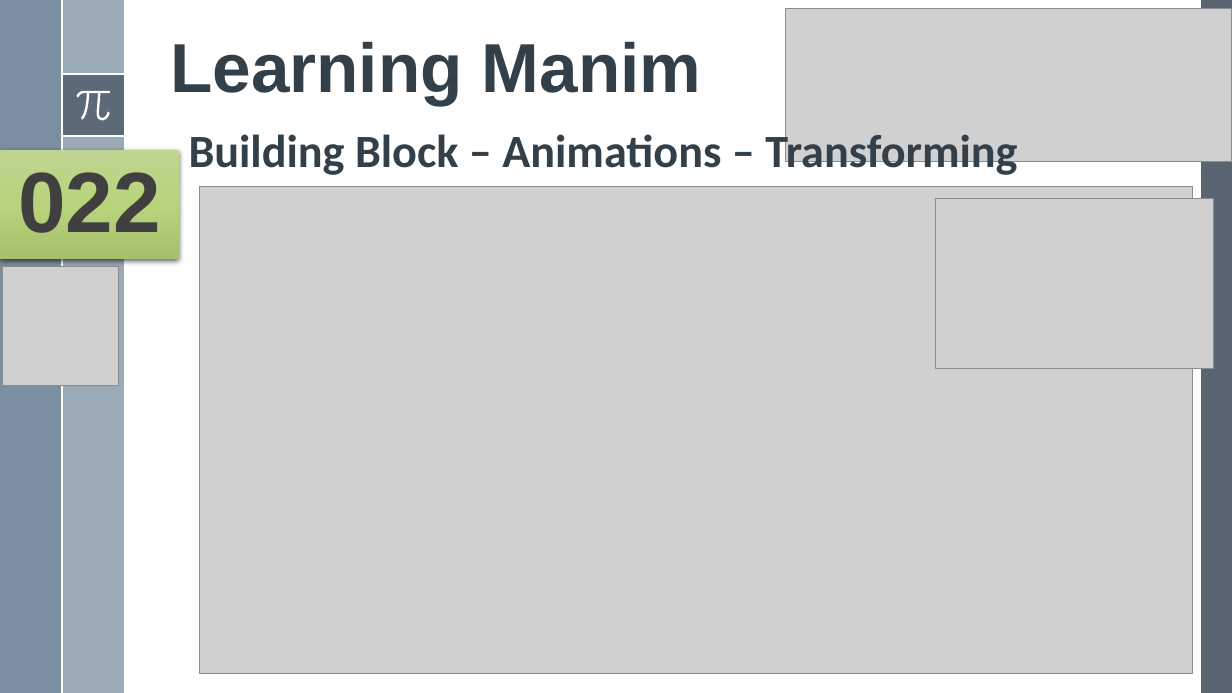
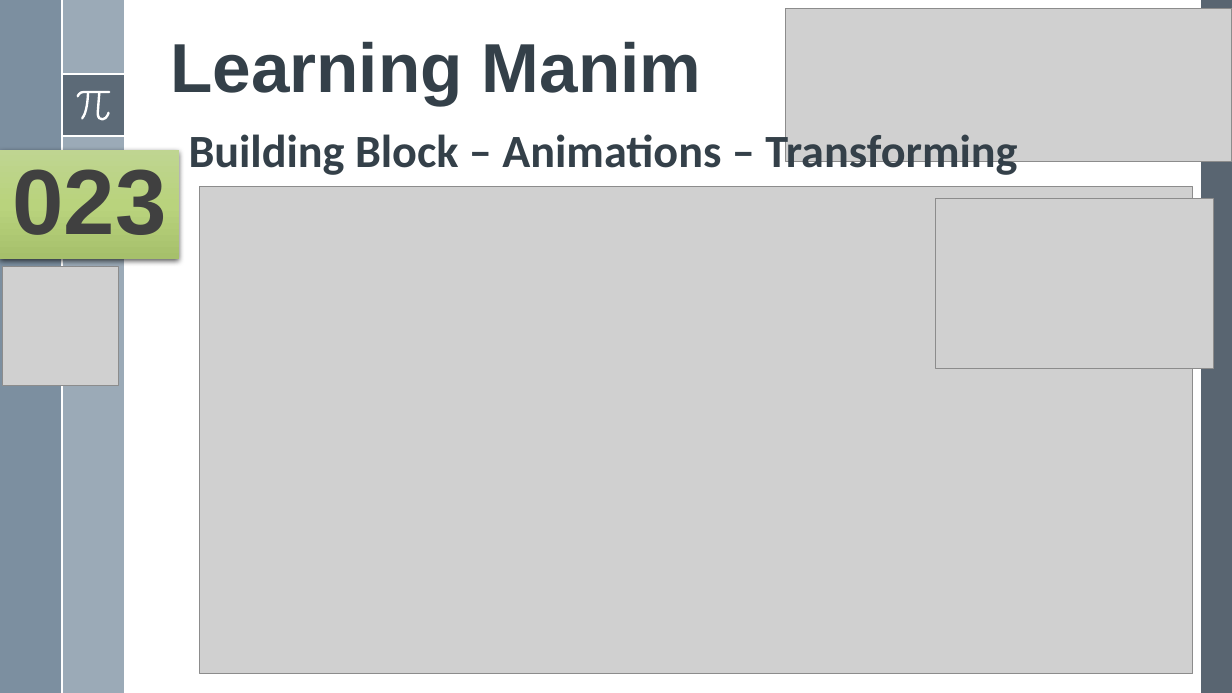
Before and after one commit to yasenstar/python, a slide deck: slide 23 of Manim/Learn Manim Library by Practice.pptx (slide 22 before the commit). Drawn at 1232x693 pixels with LibreOffice and Linux fonts; fonts in the diff are those of the drawing; grey boxes stand for pictures. Boxes give left, top, right and bottom in pixels: in the first picture for what was removed or moved away, otherwise in the second. Text is boxed around its words. In the diff, an @@ line names an element or a change of style, - is before the commit and + after.

```diff
--- a/Manim/Learn Manim Library by Practice.pptx
+++ b/Manim/Learn Manim Library by Practice.pptx
@@ text in rectangle at bbox=[12, 169, 166, 235]: text changed; size 66.6 to 72 pt @@
-022
+023
```
Also in this commit, not shown: 4 other slides changed, 1 slide added, 1 other file.
